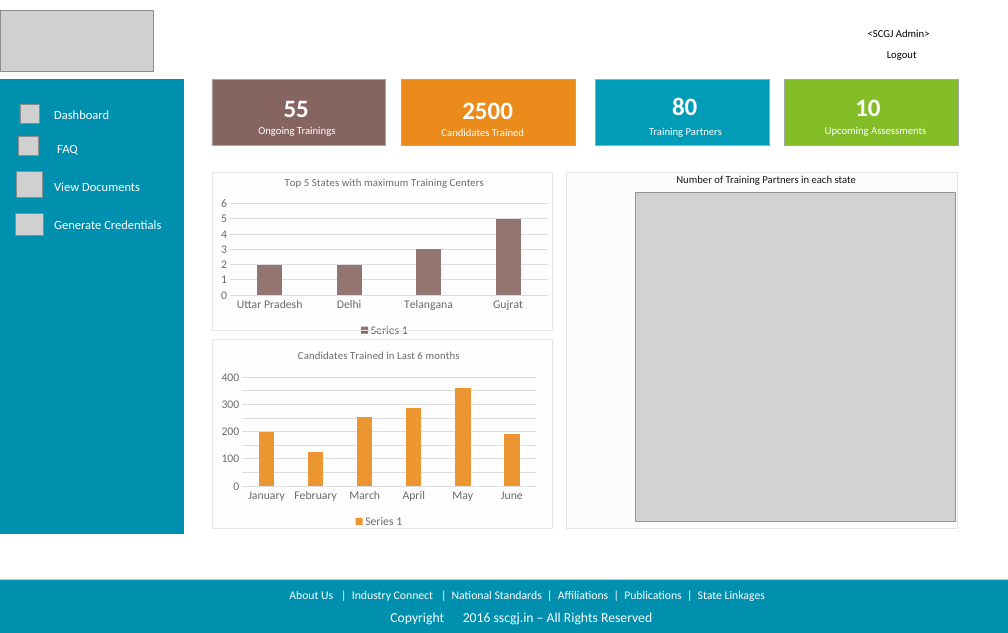
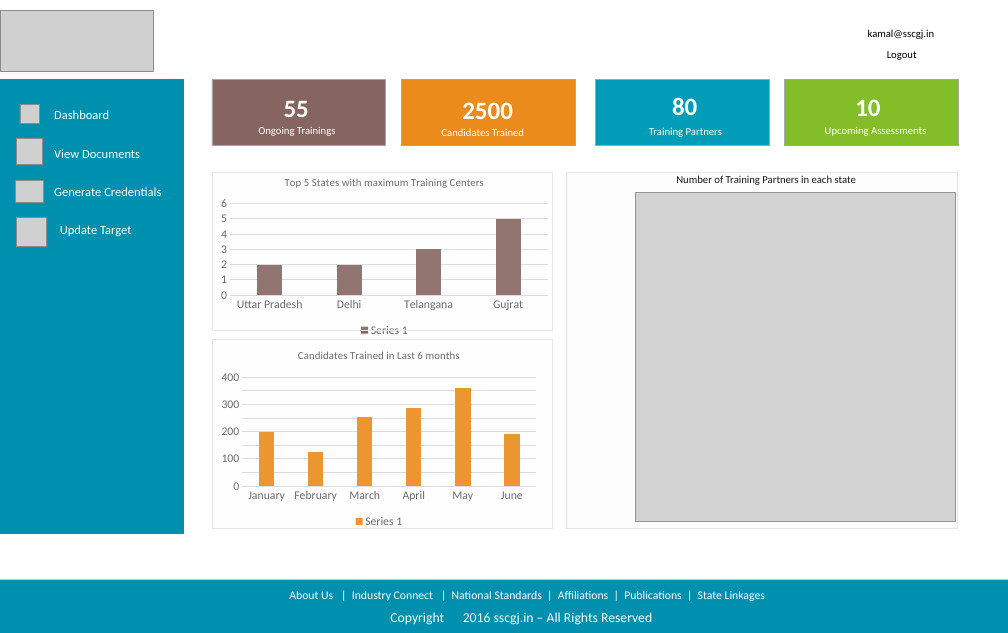
Before and after one commit to sarthakbhutani/NSKFDC-App, a slide deck: slide 11 of Requirements/Product Backlog/Screen Designs/Screen Design Deck/Updated Designs.pptx. Drawn at 1008x633 pixels with LibreOffice and Linux fonts; fonts in the diff are those of the drawing; grey boxes stand for pictures; background and template pictures are left out. Boxes give left, top, right and bottom in pixels: in the first picture for what was removed or moved away, otherwise in the second. Text is boxed around its words. In the diff, an @@ line names an element or a change of style, - is before the commit and + after.

```diff
--- a/Requirements/Product Backlog/Screen Designs/Screen Design Deck/Updated Designs.pptx
+++ b/Requirements/Product Backlog/Screen Designs/Screen Design Deck/Updated Designs.pptx
@@ text at (868,29,935,39): text changed @@
-<SCGJ Admin>
+kamal@sscgj.in
@@ picture removed at (19,136,39,156) @@
@@ 2 pictures, 2 texts: place and size @@
-2 pictures, 2 texts at (15,172,161,236)
+2 pictures, 2 texts at (15,139,161,203)
@@ text removed at (57,145,78,155) @@
-FAQ
@@ picture added at (16,217,46,247) @@
@@ text added at (60,225,132,236), 12.8 pt, text #FFFFFF @@
+Update Target
```
Also in this commit, not shown: 5 other slides changed.
